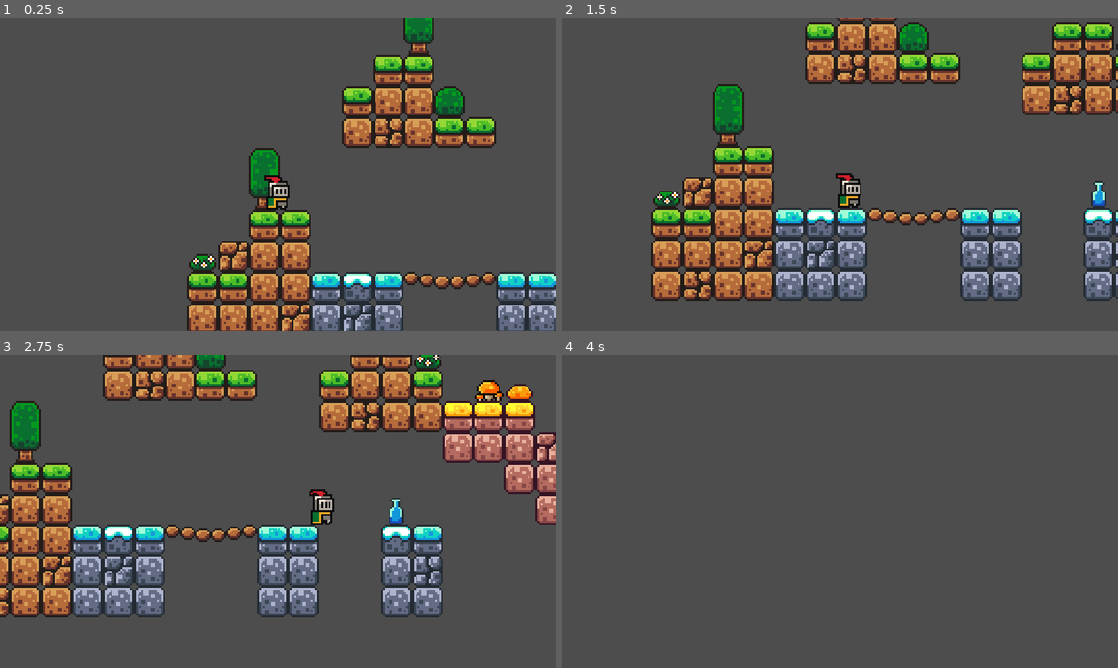
Above: before the commit, frames 1-4 (two rows, left to right).
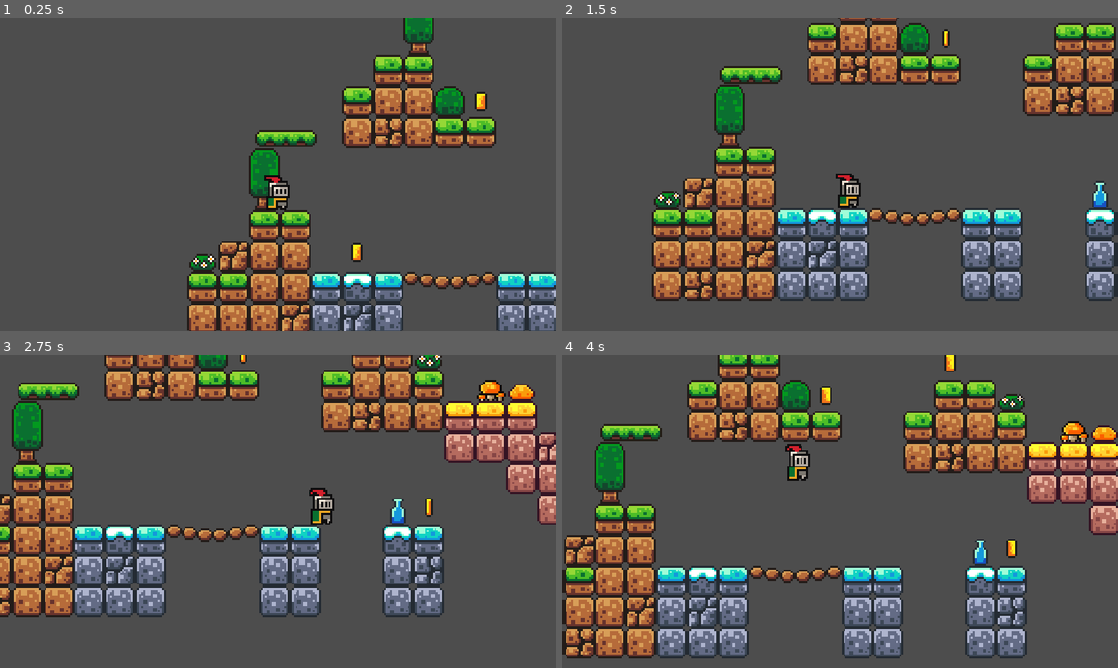
Above: after the commit, the same moments.

Repository: Leafys-Dev/learning-godot-1
Game: Godot game, scene res://scenes/game.tscn
Two runs of this game, one before a commit and one after it. Both use one fixed random seed, a clock stepped at 60 frames per second and the inputs below.
Inputs (mouse positions are in pixels of both pictures, inside the frame that each line leads up to):
- Up to frame 1 (0.25 s): no input
- Up to frame 2 (1.5 s): tap Enter (ui_accept) at 0.5, 0.77, 1.07 s; move the mouse to (962, 158) at 0.52 s; hold Right (ui_right) 0.53-1.25 s; click (962, 158) at 0.67 s; drag from (728, 190) to (812, 237) at 1.27 s
- Up to frame 3 (2.75 s): move the mouse to (333, 442) at 2.02 s; hold Right (ui_right) from 2.03 s (still down)
- Up to frame 4 (4 s): release Right (ui_right) at 2.75 s; drag from (812, 574) to (673, 464) at 2.77 s; move the mouse to (1006, 558) at 3.52 s; hold Left (ui_left) from 3.53 s (still down); tap Enter (ui_accept) at 3.77 s

The runs differ from the first frame. In frame 1, 0.8% of the frame differs, in the area x 45-88%, y 23-78%; in frame 2, 12%; in frame 3, 12%; in frame 4, 35%, in the area x 0-100%, y 0-97%.

Commit message:
added platform and coin

Diff:
--- /dev/null
+++ b/scenes/coin.tscn
@@ -0,0 +1,113 @@
+[gd_scene format=3 uid="uid://ds73nbbullk46"]
+
+[ext_resource type="Script" uid="uid://b3dicoexssss2" path="res://scripts/coin.gd" id="1_i64fm"]
+[ext_resource type="Texture2D" uid="uid://c1bxi7ub3to1v" path="res://assets/sprites/coin.png" id="1_qbwpe"]
+
+[sub_resource type="AtlasTexture" id="AtlasTexture_ldkip"]
+atlas = ExtResource("1_qbwpe")
+region = Rect2(0, 0, 16, 16)
+
+[sub_resource type="AtlasTexture" id="AtlasTexture_rdkb7"]
+atlas = ExtResource("1_qbwpe")
+region = Rect2(16, 0, 16, 16)
+
+[sub_resource type="AtlasTexture" id="AtlasTexture_1x375"]
+atlas = ExtResource("1_qbwpe")
+region = Rect2(32, 0, 16, 16)
+
+[sub_resource type="AtlasTexture" id="AtlasTexture_47asi"]
+atlas = ExtResource("1_qbwpe")
+region = Rect2(48, 0, 16, 16)
+
+[sub_resource type="AtlasTexture" id="AtlasTexture_0rb1r"]
+atlas = ExtResource("1_qbwpe")
+region = Rect2(64, 0, 16, 16)
+
+[sub_resource type="AtlasTexture" id="AtlasTexture_0lo1o"]
+atlas = ExtResource("1_qbwpe")
+region = Rect2(80, 0, 16, 16)
+
+[sub_resource type="AtlasTexture" id="AtlasTexture_8vkvx"]
+atlas = ExtResource("1_qbwpe")
+region = Rect2(96, 0, 16, 16)
+
+[sub_resource type="AtlasTexture" id="AtlasTexture_r0g4g"]
+atlas = ExtResource("1_qbwpe")
+region = Rect2(112, 0, 16, 16)
+
+[sub_resource type="AtlasTexture" id="AtlasTexture_bpc3u"]
+atlas = ExtResource("1_qbwpe")
+region = Rect2(128, 0, 16, 16)
+
+[sub_resource type="AtlasTexture" id="AtlasTexture_425u3"]
+atlas = ExtResource("1_qbwpe")
+region = Rect2(144, 0, 16, 16)
+
+[sub_resource type="AtlasTexture" id="AtlasTexture_1yk6f"]
+atlas = ExtResource("1_qbwpe")
+region = Rect2(160, 0, 16, 16)
+
+[sub_resource type="AtlasTexture" id="AtlasTexture_y837a"]
+atlas = ExtResource("1_qbwpe")
+region = Rect2(176, 0, 16, 16)
+
+[sub_resource type="SpriteFrames" id="SpriteFrames_xrivr"]
+animations = [{
+"frames": [{
+"duration": 1.0,
+"texture": SubResource("AtlasTexture_ldkip")
+}, {
+"duration": 1.0,
+"texture": SubResource("AtlasTexture_rdkb7")
+}, {
+"duration": 1.0,
+"texture": SubResource("AtlasTexture_1x375")
+}, {
+"duration": 1.0,
+"texture": SubResource("AtlasTexture_47asi")
+}, {
+"duration": 1.0,
+"texture": SubResource("AtlasTexture_0rb1r")
+}, {
+"duration": 1.0,
+"texture": SubResource("AtlasTexture_0lo1o")
+}, {
+"duration": 1.0,
+"texture": SubResource("AtlasTexture_8vkvx")
+}, {
+"duration": 1.0,
+"texture": SubResource("AtlasTexture_r0g4g")
+}, {
+"duration": 1.0,
+"texture": SubResource("AtlasTexture_bpc3u")
+}, {
+"duration": 1.0,
+"texture": SubResource("AtlasTexture_425u3")
+}, {
+"duration": 1.0,
+"texture": SubResource("AtlasTexture_1yk6f")
+}, {
+"duration": 1.0,
+"texture": SubResource("AtlasTexture_y837a")
+}],
+"loop": 1,
+"name": &"default",
+"speed": 10.0
+}]
+
+[sub_resource type="CircleShape2D" id="CircleShape2D_xrivr"]
+radius = 4.0
+
+[node name="Coin" type="Area2D" unique_id=1829655665]
+collision_mask = 2
+script = ExtResource("1_i64fm")
+
+[node name="AnimatedSprite2D" type="AnimatedSprite2D" parent="." unique_id=161237494]
+sprite_frames = SubResource("SpriteFrames_xrivr")
+autoplay = "default"
+frame_progress = 0.19280988
+
+[node name="CollisionShape2D" type="CollisionShape2D" parent="." unique_id=26333704]
+shape = SubResource("CircleShape2D_xrivr")
+
+[connection signal="body_entered" from="." to="." method="_on_body_entered"]
--- a/scenes/game.tscn
+++ b/scenes/game.tscn
@@ -2,6 +2,8 @@
 
 [ext_resource type="PackedScene" uid="uid://d354i26j22wol" path="res://scenes/player.tscn" id="1_uwrxv"]
 [ext_resource type="Texture2D" uid="uid://ccsv72aqblln2" path="res://assets/sprites/world_tileset.png" id="2_yqjtg"]
+[ext_resource type="PackedScene" uid="uid://cm52xy5gkv6er" path="res://scenes/platform.tscn" id="3_lnu2h"]
+[ext_resource type="PackedScene" uid="uid://ds73nbbullk46" path="res://scenes/coin.tscn" id="4_lbhrr"]
 
 [sub_resource type="TileSetAtlasSource" id="TileSetAtlasSource_lnu2h"]
 texture = ExtResource("2_yqjtg")
@@ -169,6 +171,44 @@
 physics_layer_0/collision_layer = 1
 sources/0 = SubResource("TileSetAtlasSource_lnu2h")
 
+[sub_resource type="Animation" id="Animation_lnu2h"]
+length = 0.001
+tracks/0/type = "value"
+tracks/0/imported = false
+tracks/0/enabled = true
+tracks/0/path = NodePath(".:position")
+tracks/0/interp = 1
+tracks/0/loop_wrap = true
+tracks/0/keys = {
+"times": PackedFloat32Array(0),
+"transitions": PackedFloat32Array(1),
+"update": 0,
+"values": [Vector2(369, 53)]
+}
+
+[sub_resource type="Animation" id="Animation_lbhrr"]
+resource_name = "move"
+length = 1.5
+loop_mode = 2
+tracks/0/type = "value"
+tracks/0/imported = false
+tracks/0/enabled = true
+tracks/0/path = NodePath(".:position")
+tracks/0/interp = 1
+tracks/0/loop_wrap = true
+tracks/0/keys = {
+"times": PackedFloat32Array(0, 1.5),
+"transitions": PackedFloat32Array(1, 1),
+"update": 0,
+"values": [Vector2(369, 53), Vector2(431, 53)]
+}
+
+[sub_resource type="AnimationLibrary" id="AnimationLibrary_iywne"]
+_data = {
+&"RESET": SubResource("Animation_lnu2h"),
+&"move": SubResource("Animation_lbhrr")
+}
+
 [node name="Game" type="Node2D" unique_id=1977219040]
 
 [node name="TileMapLayer" type="TileMapLayer" parent="." unique_id=1045326709]
@@ -176,7 +216,6 @@
 tile_set = SubResource("TileSet_xrivr")
 
 [node name="Player" parent="." unique_id=1032436025 instance=ExtResource("1_uwrxv")]
-z_index = 5
 position = Vector2(31, 28)
 
 [node name="Camera2D" type="Camera2D" parent="Player" unique_id=568916050]
@@ -184,3 +223,32 @@
 zoom = Vector2(4, 4)
 process_callback = 0
 position_smoothing_enabled = true
+
+[node name="Platform" parent="." unique_id=928723744 instance=ExtResource("3_lnu2h")]
+position = Vector2(35, 11)
+
+[node name="Platform2" parent="." unique_id=1897357164 instance=ExtResource("3_lnu2h")]
+position = Vector2(369, 53)
+
+[node name="AnimationPlayer" type="AnimationPlayer" parent="Platform2" unique_id=1513036236]
+callback_mode_process = 0
+libraries/ = SubResource("AnimationLibrary_iywne")
+autoplay = &"move"
+
+[node name="Coin5" parent="Platform2" unique_id=554742956 instance=ExtResource("4_lbhrr")]
+position = Vector2(0, -14)
+
+[node name="Coin" parent="." unique_id=1829655665 instance=ExtResource("4_lbhrr")]
+position = Vector2(72, 70)
+
+[node name="Coin3" parent="." unique_id=542702681 instance=ExtResource("4_lbhrr")]
+position = Vector2(136, -8)
+
+[node name="Coin4" parent="." unique_id=1861031769 instance=ExtResource("4_lbhrr")]
+position = Vector2(200, -25)
+
+[node name="Coin6" parent="." unique_id=646189747 instance=ExtResource("4_lbhrr")]
+position = Vector2(472, 40)
+
+[node name="Coin2" parent="." unique_id=717353266 instance=ExtResource("4_lbhrr")]
+position = Vector2(232, 71)
--- /dev/null
+++ b/scenes/platform.tscn
@@ -0,0 +1,17 @@
+[gd_scene format=3 uid="uid://cm52xy5gkv6er"]
+
+[ext_resource type="Texture2D" uid="uid://dmomrayr0hi2a" path="res://assets/sprites/platforms.png" id="1_ba0x2"]
+
+[sub_resource type="RectangleShape2D" id="RectangleShape2D_xrivr"]
+size = Vector2(32, 8)
+
+[node name="Platform" type="AnimatableBody2D" unique_id=928723744]
+
+[node name="Sprite2D" type="Sprite2D" parent="." unique_id=757374712]
+texture = ExtResource("1_ba0x2")
+region_enabled = true
+region_rect = Rect2(16, 0, 32, 9)
+
+[node name="CollisionShape2D" type="CollisionShape2D" parent="." unique_id=1871831466]
+shape = SubResource("RectangleShape2D_xrivr")
+one_way_collision = true
--- a/scenes/player.tscn
+++ b/scenes/player.tscn
@@ -43,6 +43,8 @@
 radius = 5.0
 
 [node name="Player" type="CharacterBody2D" unique_id=1032436025]
+z_index = 5
+collision_layer = 2
 script = ExtResource("1_g2els")
 
 [node name="AnimatedSprite2D" type="AnimatedSprite2D" parent="." unique_id=1391450841]
--- /dev/null
+++ b/scripts/coin.gd
@@ -0,0 +1,7 @@
+extends Area2D
+
+
+
+func _on_body_entered(body: Node2D) -> void:
+	print("+1 Coin!")
+	queue_free()
Not shown, added: scripts/coin.gd.uid
